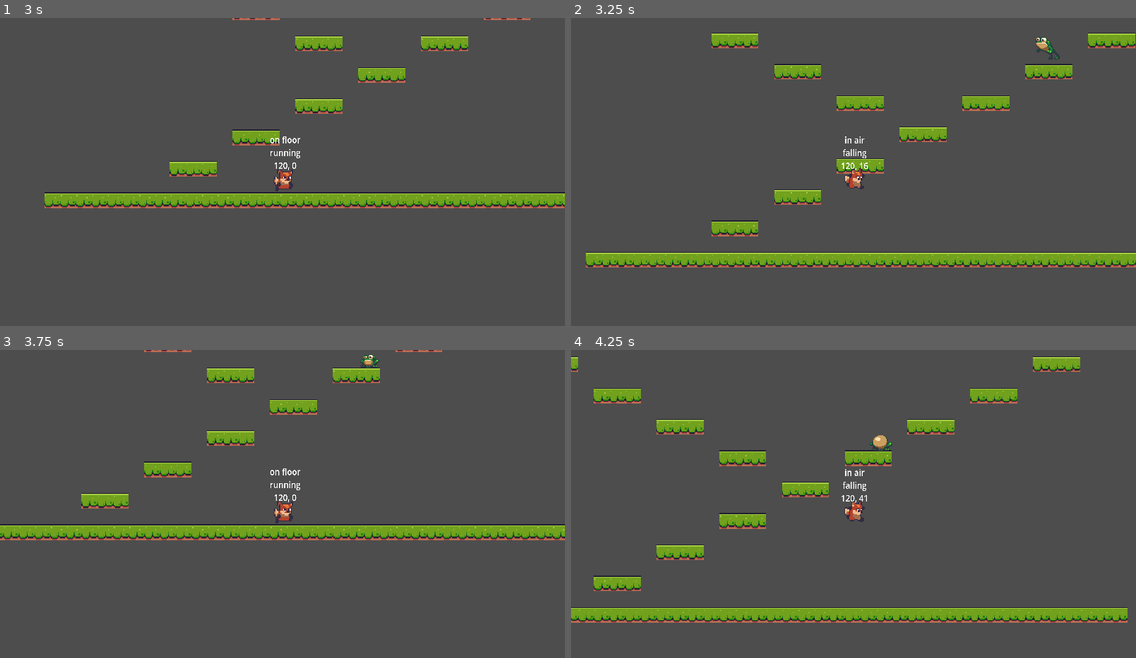
Above: before the commit, frames 1-4 (two rows, left to right).
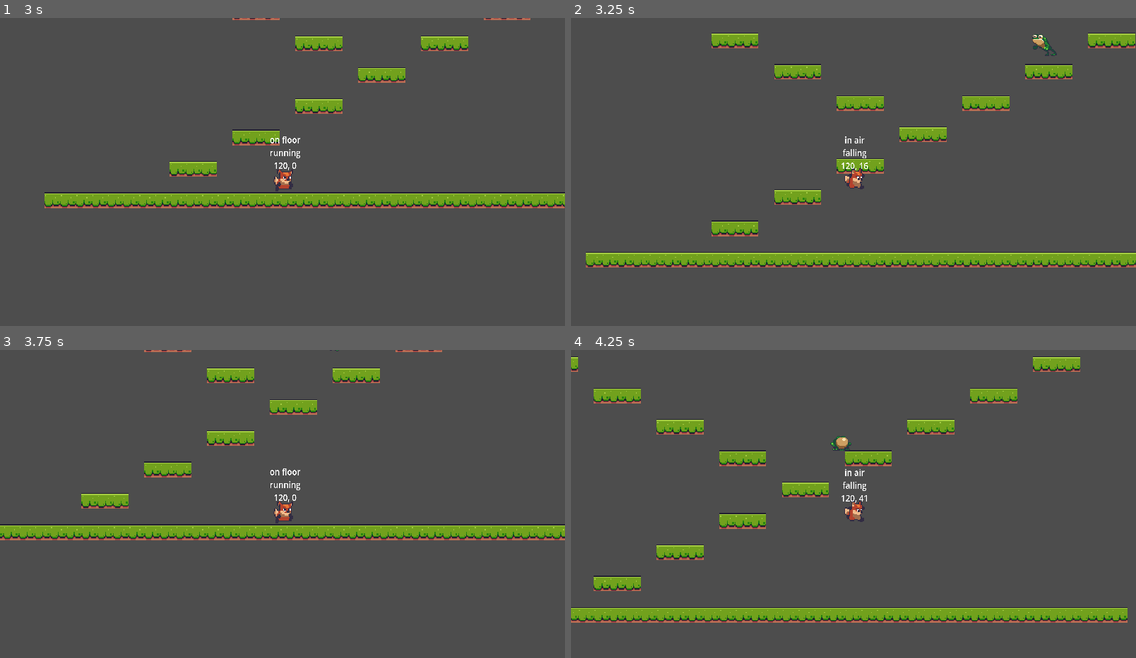
Above: after the commit, the same moments.

Repository: fj0lverkr/FoxAntics
Game: Godot game, scene res://scenes/level_base/level_base.tscn
The game is run twice, just before and just after one commit, with the same random seed, the same clock (stepped at 60 frames per second) and the same inputs. The project has no main scene, so this scene is started directly.
Inputs:
- Up to frame 1 (3 s): hold D (right) 0.53-2.03 s; tap W (up) at 0.77, 1.52 s; hold A (left) 2.03-2.78 s; hold D (right) from 2.78 s (still down)
- Up to frame 2 (3.25 s): keep holding D (right); tap W (up) at 3.02 s
- Up to frame 3 (3.75 s): keep holding D (right)
- Up to frame 4 (4.25 s): keep holding D (right); tap W (up) at 3.77 s

Frame 1 is identical in both runs. In frame 2, 0.2% of the frame differs, in the area x 81-87%, y 5-14%; in frame 3, 0.1%; in frame 4, 0.3%, in the area x 45-57%, y 27-33%.

Commit message:
improve jump velocity

Diff:
--- a/scenes/frog/frog.gd
+++ b/scenes/frog/frog.gd
@@ -3,7 +3,7 @@
 @onready var animated_sprite: AnimatedSprite2D = $"AnimatedSprite2D"
 @onready var jump_timer: Timer = $"JumpTimer"
 
-const JUMP_VELOCITY: Vector2 = Vector2(100, -150)
+const JUMP_VELOCITY: Vector2 = Vector2(150, -200)
 const JUMP_WAIT_RANGE: Vector2 = Vector2(2.5, 5.0)
 
 var _jump: bool = false
